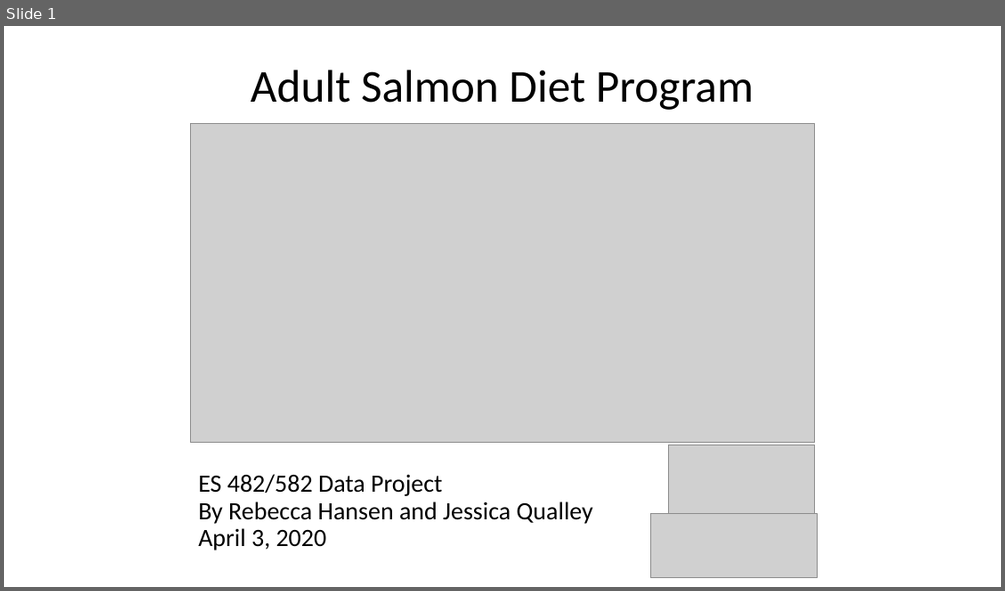
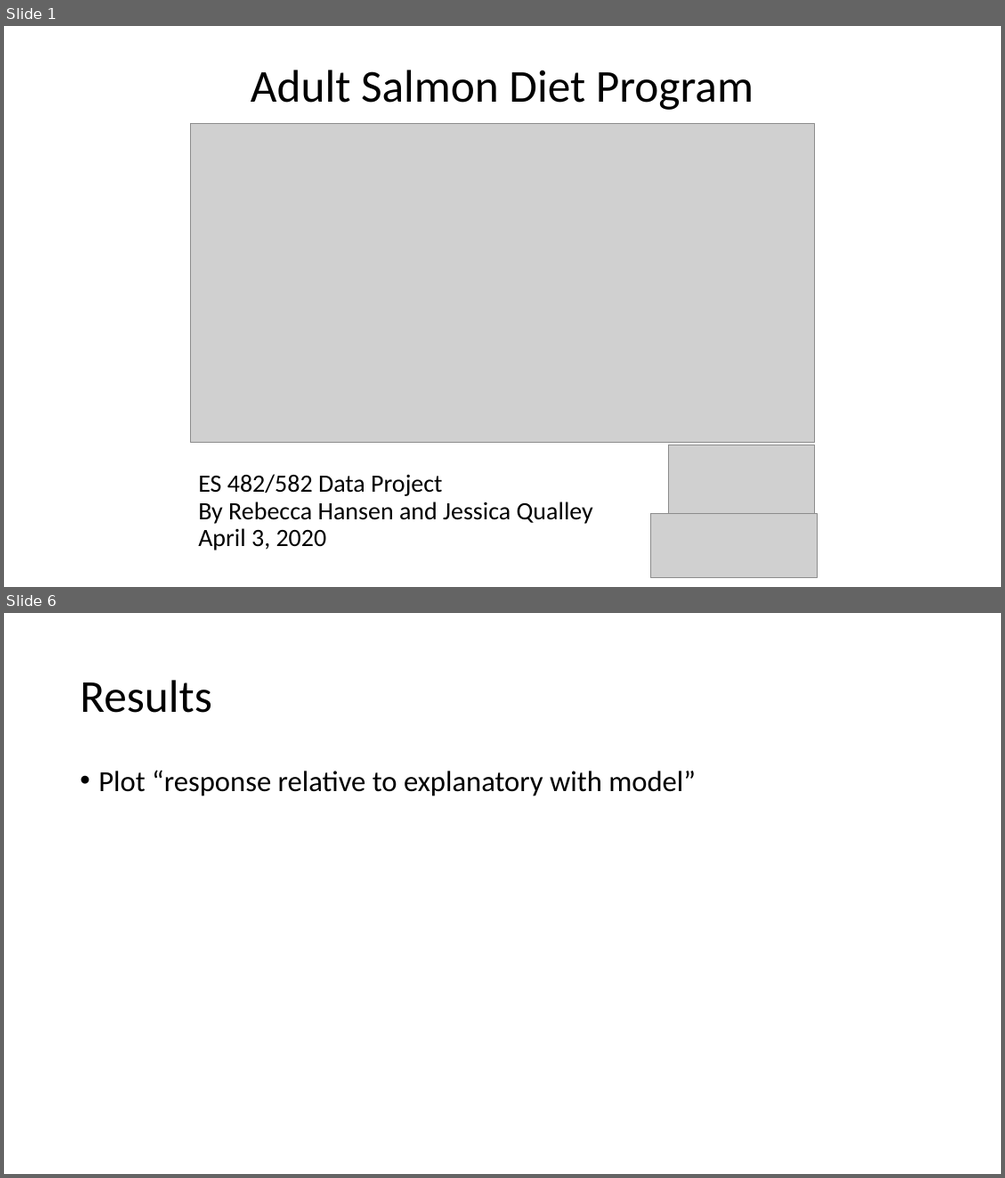
Before and after one commit to rghansen/ES482, a slide deck: ES data project presentation_salmon diet.pptx. Shown one above the other, each under a label of ours: slide 1 before the commit, slides 1 and 6 after it; the slides between them are not shown. The pictures are 1005x591 and 1005x1178 pixels, drawn with LibreOffice and Linux fonts; fonts in the diff are those of the drawing; grey boxes stand for pictures. Boxes give left, top, right and bottom in pixels: in the first picture for what was removed or moved away, otherwise in the second. Text is boxed around its words. In the diff, an @@ line names an element or a change of style, - is before the commit and + after.

```diff
--- a/ES data project presentation_salmon diet.pptx
+++ b/ES data project presentation_salmon diet.pptx
@@ slide 6 added at bbox=[4, 613, 1001, 1174], background #FFFFFF @@
@@ title added at bbox=[80, 680, 212, 713], 44 pt, text #000000 @@
+Results
@@ text added at bbox=[98, 770, 696, 796], 28 pt, text #000000 @@
+• Plot “response relative to explanatory with model”
```
Also in this commit, not shown: 3 slides changed, 5 other slides added, 2 slides removed.
